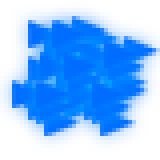
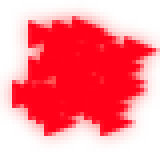
Layered file, before and after one edit (w=160, h=160). Changes by layer:
showed "Layer 1 copy 22" over [36, 20, 140, 108]
hid "Layer 1 copy 21" over [36, 20, 140, 108]
showed "Layer 1 copy 20" over [40, 32, 144, 120]
hid "Layer 1 copy 19" over [40, 32, 144, 120]
showed "Layer 1 copy 18" over [12, 20, 116, 108]
hid "Layer 1 copy 17" over [12, 20, 116, 108]
showed "Layer 1 copy 16" over [28, 32, 132, 120]
hid "Layer 1 copy 15" over [28, 32, 132, 120]
showed "Layer 1 copy 14" over [56, 16, 160, 104]
hid "Layer 1 copy 13" over [56, 16, 160, 104]
showed "Layer 1 copy 12" over [44, 48, 148, 136]
hid "Layer 1 copy 11" over [44, 48, 148, 136]
showed "Layer 1 copy 10" over [40, 20, 144, 108]
hid "Layer 1 copy 9" over [40, 20, 144, 108]
showed "Layer 1 copy 3" over [36, 36, 140, 124]
hid "Layer 1 copy 2" over [36, 36, 140, 124]
showed "Layer 1 copy 6" over [28, 24, 144, 96]
hid "Layer 1 copy 5" over [28, 24, 144, 96]
showed "Layer 1 copy" over [24, 48, 140, 120]
hid "Layer 1" over [24, 48, 140, 120]
